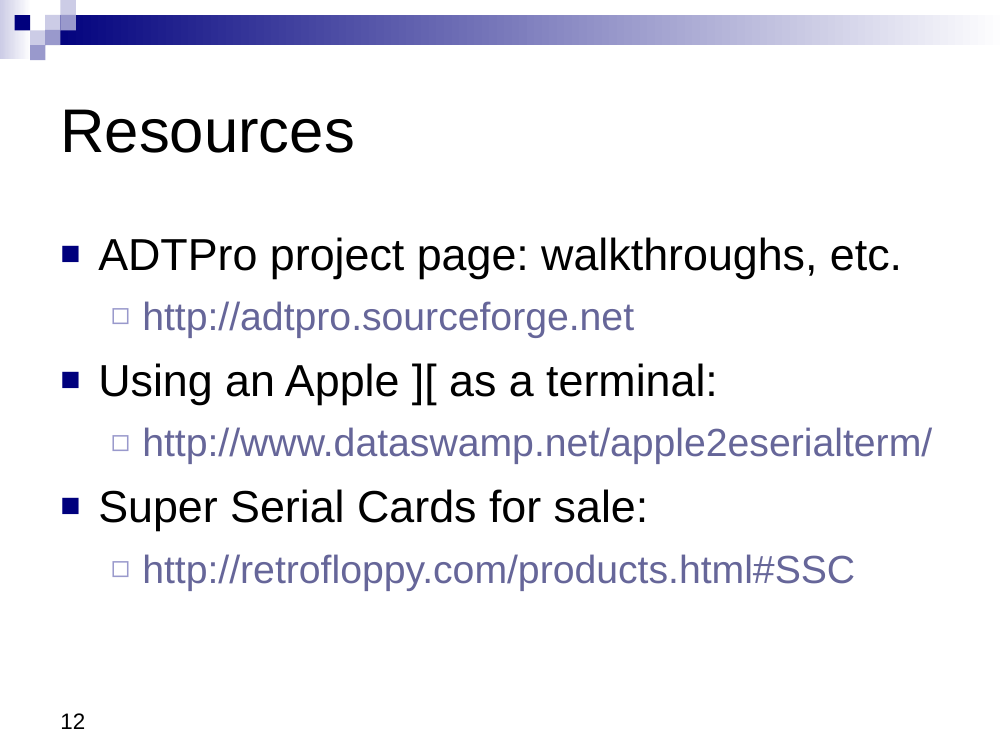
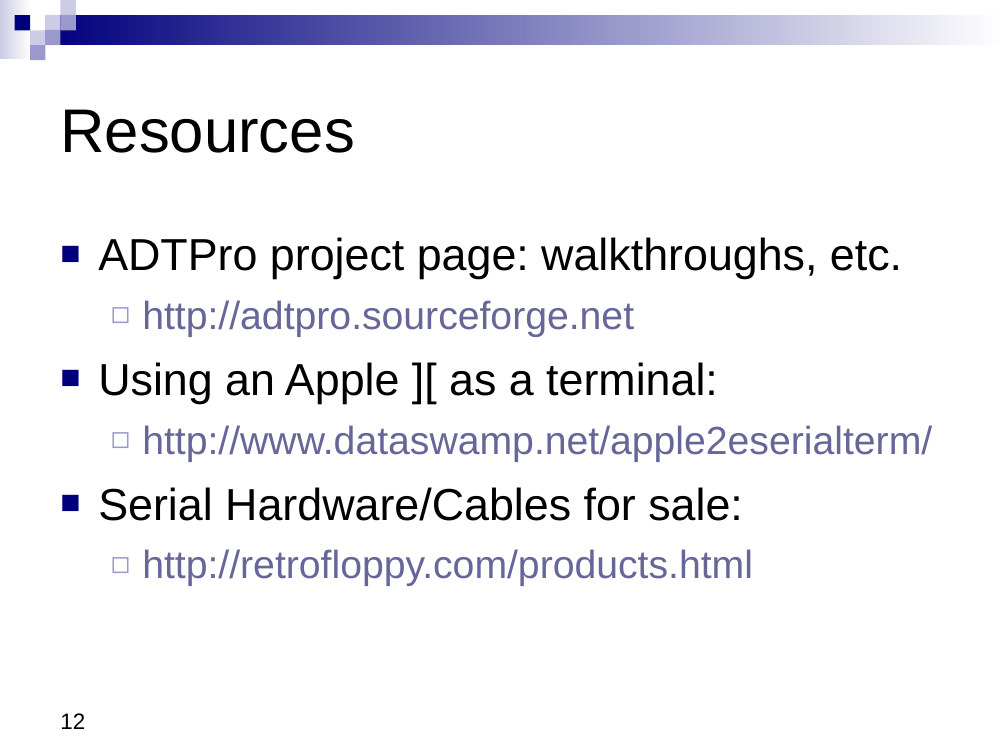
Before and after one commit to RasppleII/adtpro, a slide deck: slide 12 of doc/src/site/resources/ADTProIntro.odp. Drawn at 1008x756 pixels with LibreOffice and Linux fonts; fonts in the diff are those of the drawing. Boxes give left, top, right and bottom in pixels: in the first picture for what was removed or moved away, otherwise in the second. Text is boxed around its words. In the diff, an @@ line names an element or a change of style, - is before the commit and + after.

Commit message:
Update presentations, tweak doc

```diff
--- a/doc/src/site/resources/ADTProIntro.odp
+++ b/doc/src/site/resources/ADTProIntro.odp
@@ text at (142, 300, 932, 462): line spacing 1.05 to 1.02 @@
@@ text at (98, 487, 753, 586): text changed @@
-■ Super Serial Cards for sale:
-  ◻ http://retrofloppy.com/products.html#SSC
+■ Serial Hardware/Cables for sale:
+  ◻ http://retrofloppy.com/products.html
```
Also in this commit, not shown: 12 other slides changed, 2 slides added, 1 slide removed, 2 other files.
